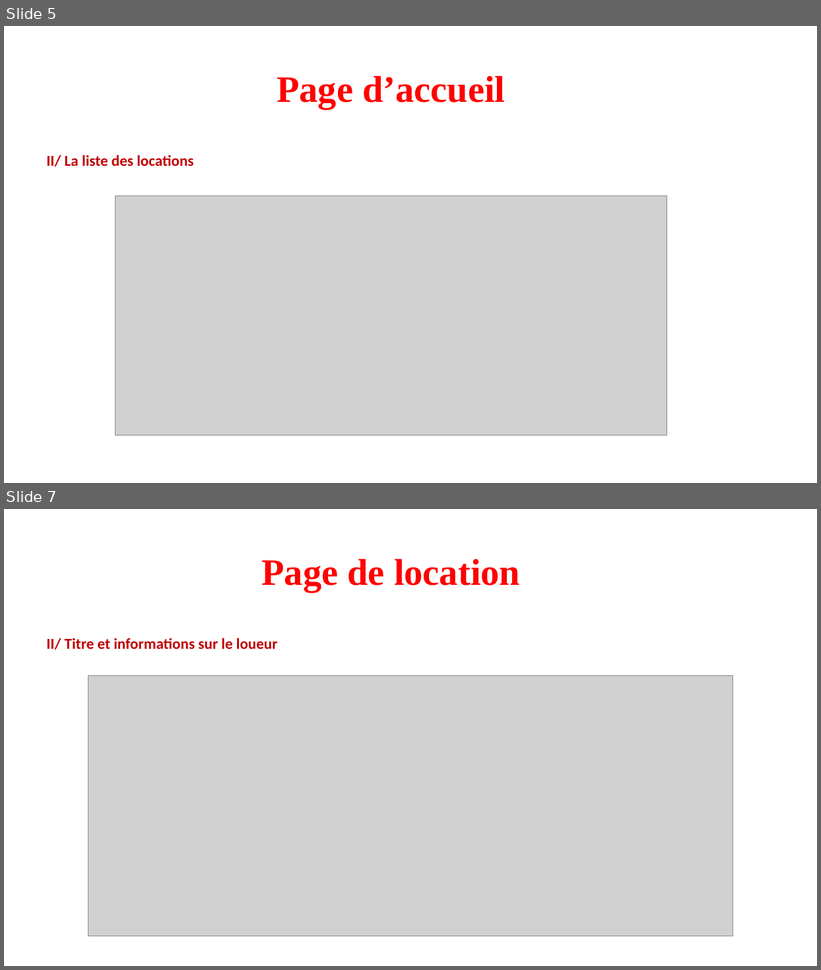
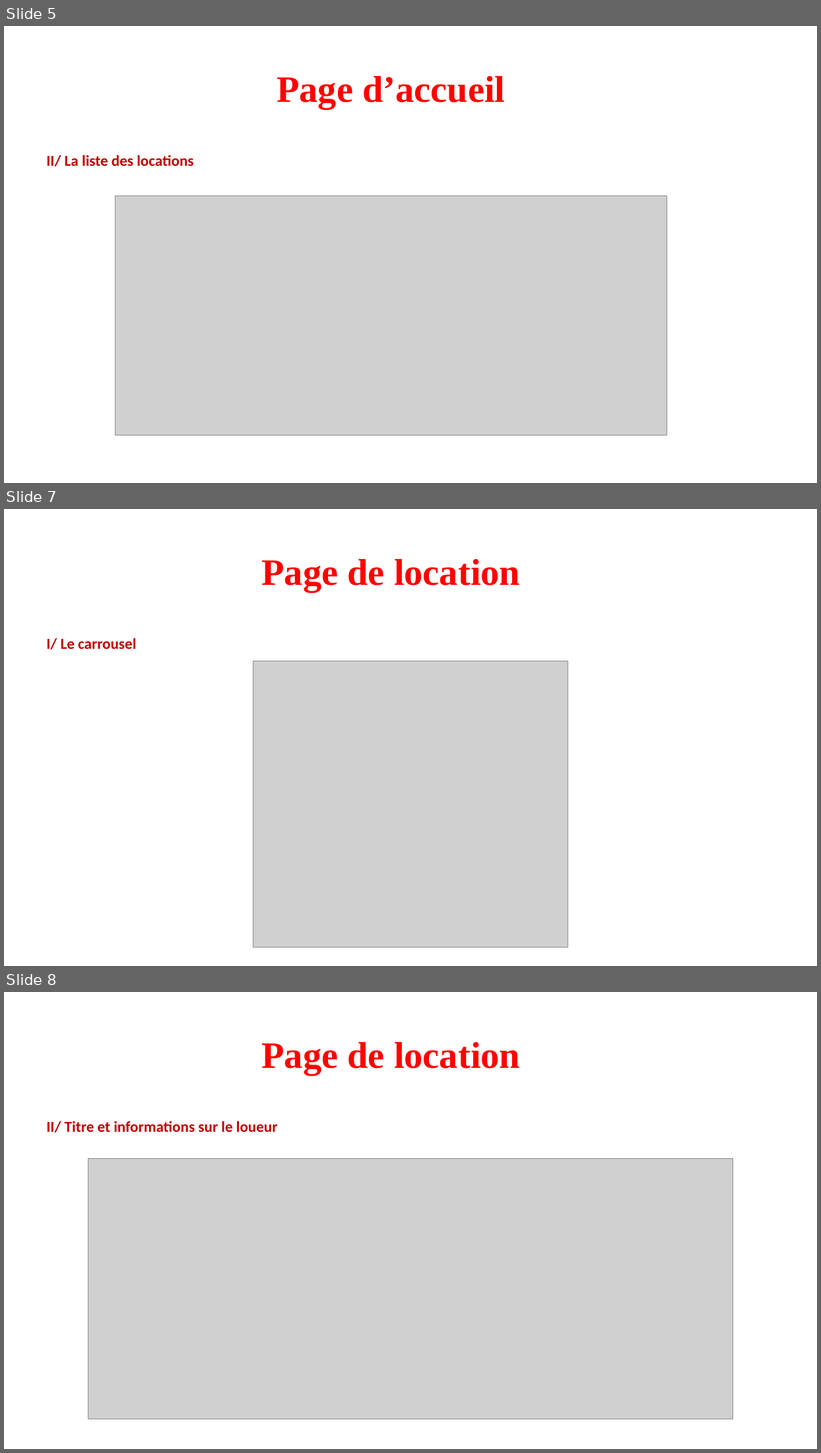
Before and after one commit to VinceDS99/Projet-6-Kasa, a slide deck: Présentation site Kasa.pptx. Shown one above the other, each under a label of ours: slides 5 and 7 before the commit, slides 5, 7 and 8 after it; the slides between them are not shown. The pictures are 821x970 and 821x1453 pixels, drawn with LibreOffice and Linux fonts; fonts in the diff are those of the drawing; grey boxes stand for pictures. Boxes give left, top, right and bottom in pixels: in the first picture for what was removed or moved away, otherwise in the second. Text is boxed around its words. In the diff, an @@ line names an element or a change of style, - is before the commit and + after.

```diff
--- a/Présentation site Kasa.pptx
+++ b/Présentation site Kasa.pptx
@@ slide 7 added at (4,509,817,966), background #FFFFFF @@
@@ text added at (261,559,520,592), 44 pt, text #FF0000, bold @@
+Page de location
@@ text added at (46,638,136,650), 18 pt, text #C00000, bold @@
+I/ Le carrousel
@@ picture added at (253,661,568,948) @@
@@ what was slide 7 is now slide 8 @@
```
Also in this commit, not shown: 1 slide changed, 8 other files.
